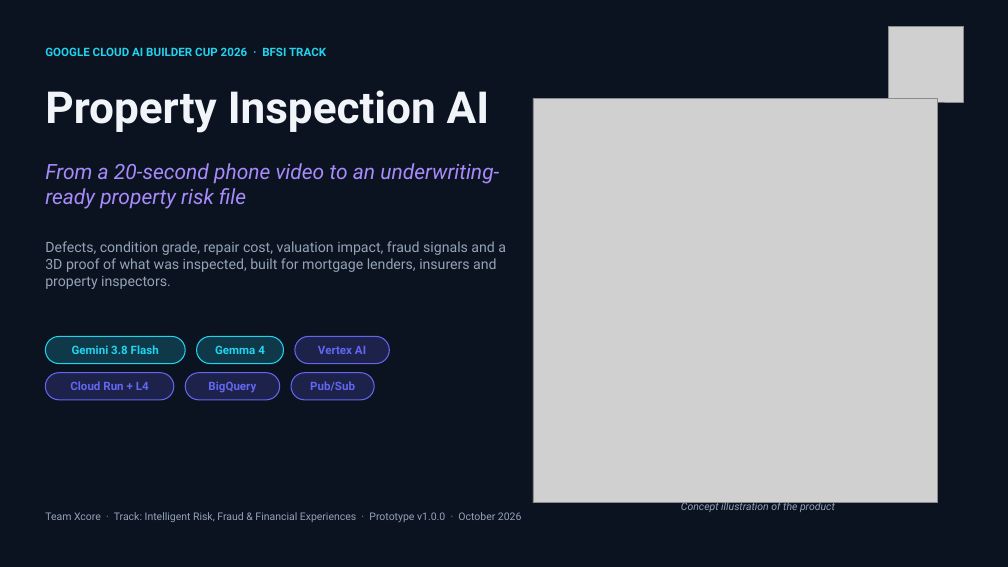
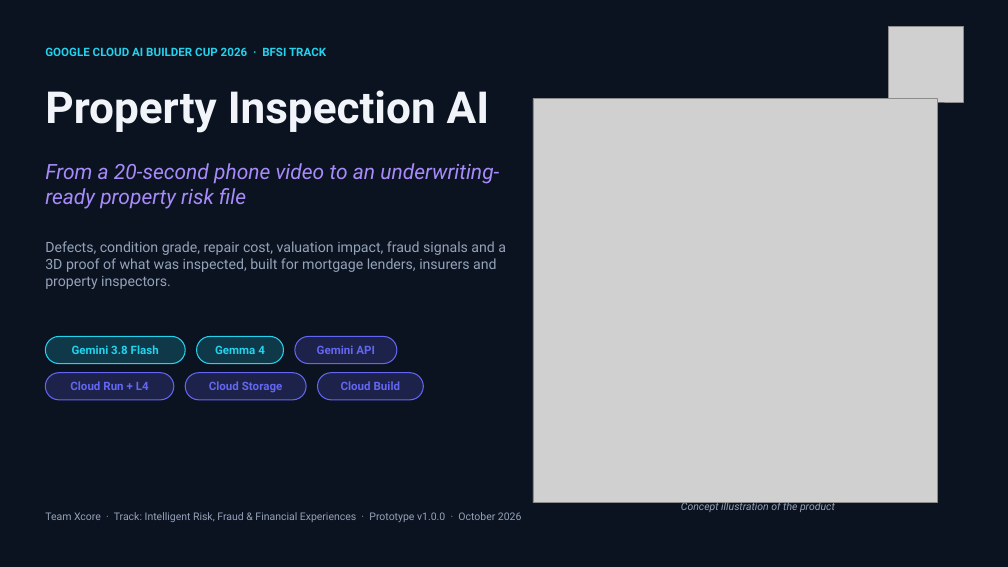
Before and after one commit to XCore-Lab/property-inspection-ai, a slide deck: slide 1 of docs/pitch-deck/Property_Inspection_AI_Pitch.pptx. Drawn at 1008x567 pixels with LibreOffice and Linux fonts; fonts in the diff are those of the drawing; grey boxes stand for pictures; background and template pictures are left out. Boxes give left, top, right and bottom in pixels: in the first picture for what was removed or moved away, otherwise in the second. Text is boxed around its words. In the diff, an @@ line names an element or a change of style, - is before the commit and + after.

```diff
--- a/docs/pitch-deck/Property_Inspection_AI_Pitch.pptx
+++ b/docs/pitch-deck/Property_Inspection_AI_Pitch.pptx
@@ rounded rectangle: place and size @@
-rounded rectangle at [295,337,389,364]
+rounded rectangle at [295,337,397,364]
@@ text at [317,345,375,354]: text changed @@
-Vertex AI
+Gemini API
@@ rounded rectangle: place and size @@
-rounded rectangle at [185,373,280,400]
+rounded rectangle at [185,373,306,400]
@@ text at [209,381,283,393]: text changed @@
-BigQuery
+Cloud Storage
@@ rounded rectangle: place and size @@
-rounded rectangle at [291,373,374,400]
+rounded rectangle at [318,373,423,400]
@@ text at [341,381,400,390]: text changed @@
-Pub/Sub
+Cloud Build
```
Also in this commit, not shown: 12 other slides changed, 3 other files.
